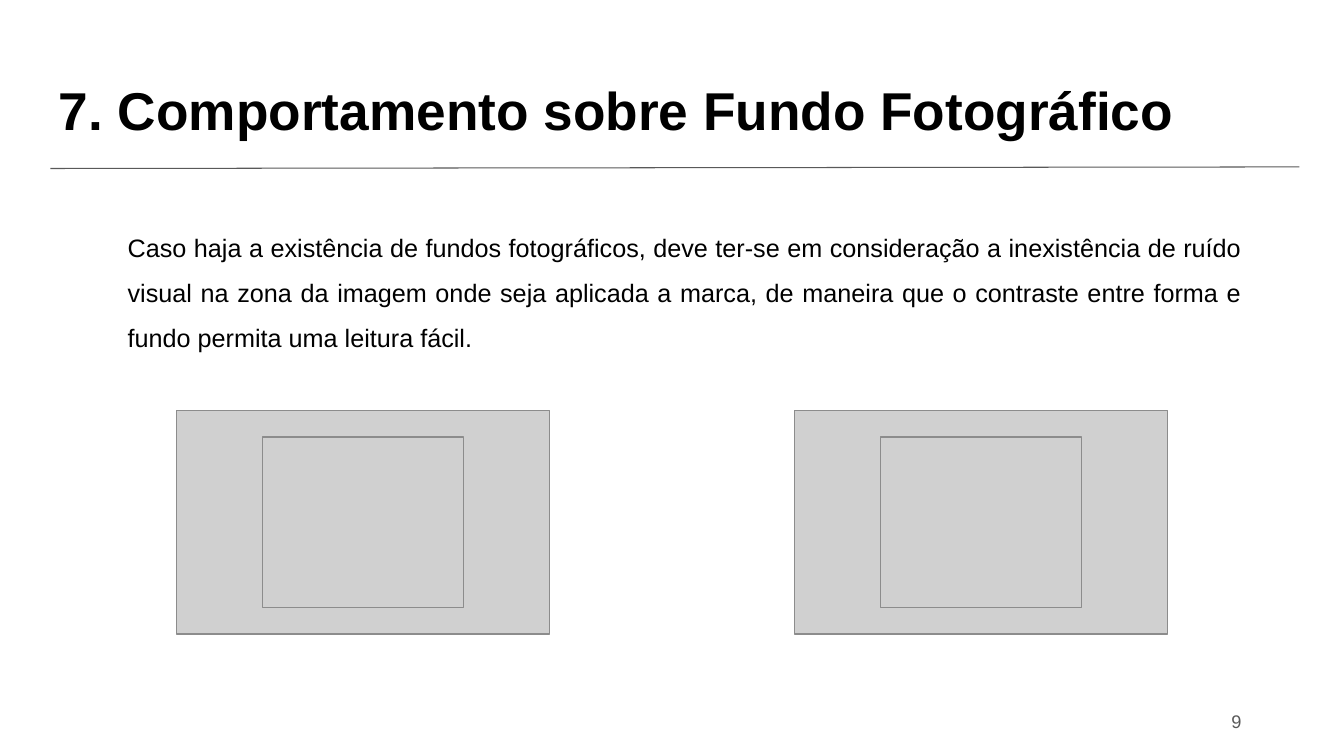
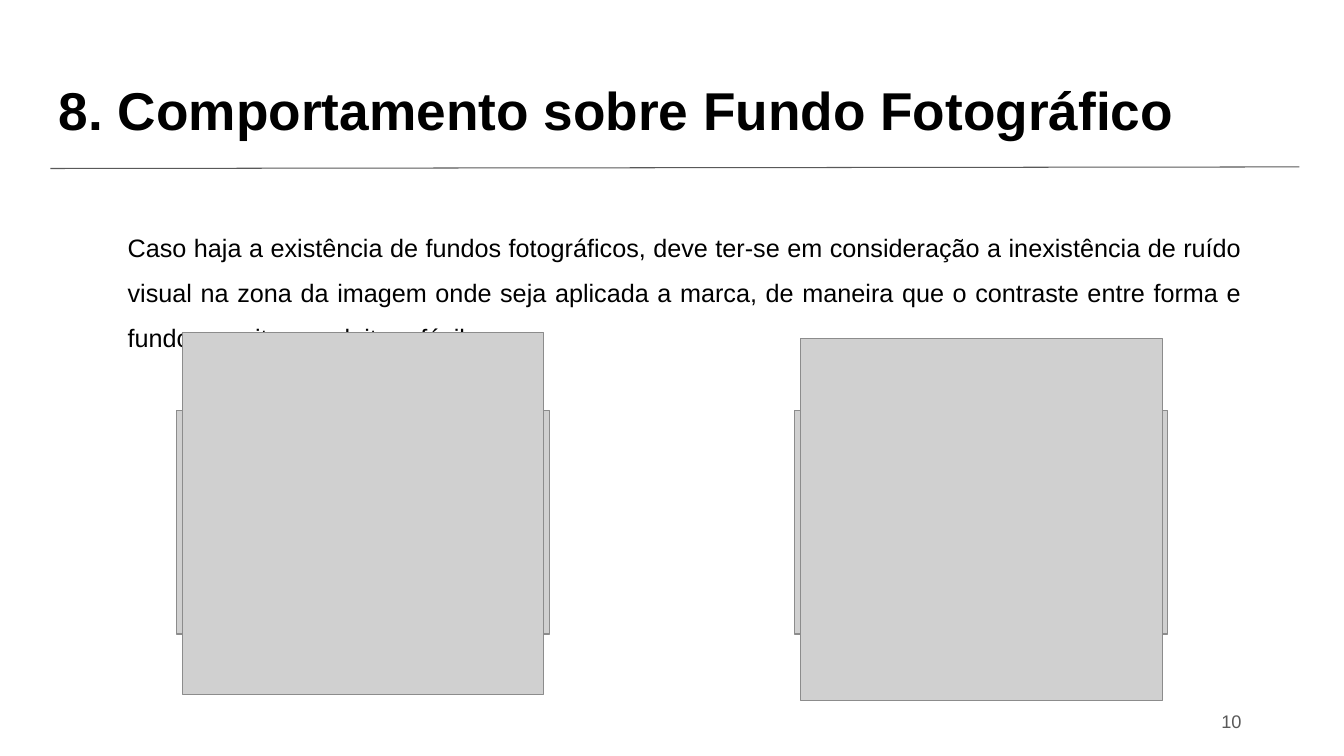
Before and after one commit to MarceloFerreira2231340/BeachTribe, a slide deck: slide 10 of BeachTribe-Entregas/BeachTribe-EntregaFinal/BeachTribe-Manual-Normas.pptx (slide 9 before the commit). Drawn at 1344x756 pixels with LibreOffice and Linux fonts; fonts in the diff are those of the drawing; grey boxes stand for pictures; background and template pictures are left out. Boxes give left, top, right and bottom in pixels: in the first picture for what was removed or moved away, otherwise in the second. Text is boxed around its words. In the diff, an @@ line names an element or a change of style, - is before the commit and + after.

```diff
--- a/BeachTribe-Entregas/BeachTribe-EntregaFinal/BeachTribe-Manual-Normas.pptx
+++ b/BeachTribe-Entregas/BeachTribe-EntregaFinal/BeachTribe-Manual-Normas.pptx
@@ title at (x1=59, y1=91, x2=1173, y2=140): text changed @@
-7. Comportamento sobre Fundo Fotográfico
+8. Comportamento sobre Fundo Fotográfico
@@ picture added at (x1=182, y1=333, x2=544, y2=695) @@
@@ picture added at (x1=801, y1=339, x2=1163, y2=701) @@
@@ picture removed at (x1=263, y1=438, x2=464, y2=608) @@
@@ picture removed at (x1=881, y1=438, x2=1082, y2=608) @@
@@ page number at (x1=1221, y1=715, x2=1241, y2=728): text changed @@
-9
+10
```
Also in this commit, not shown: 8 other slides changed, 1 slide added.
